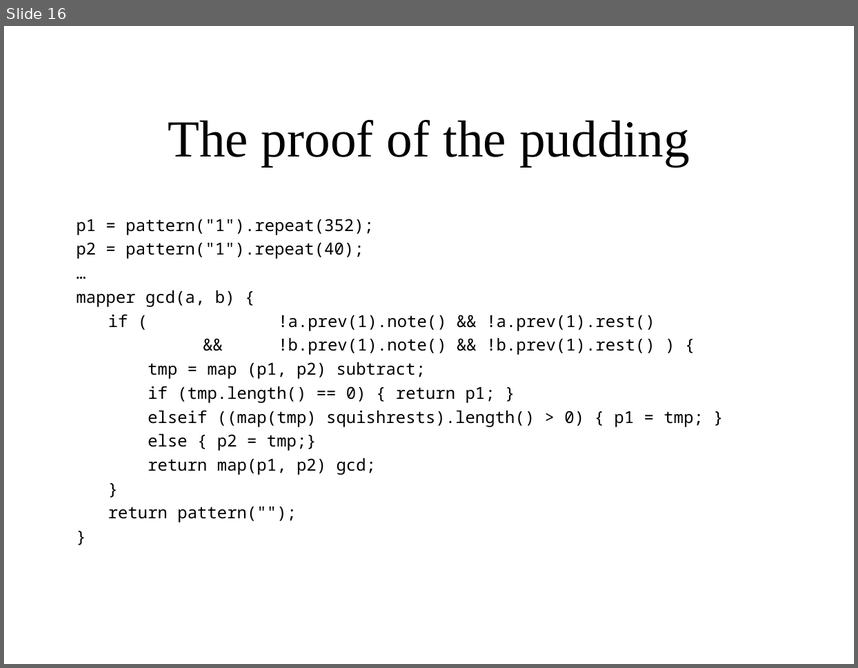
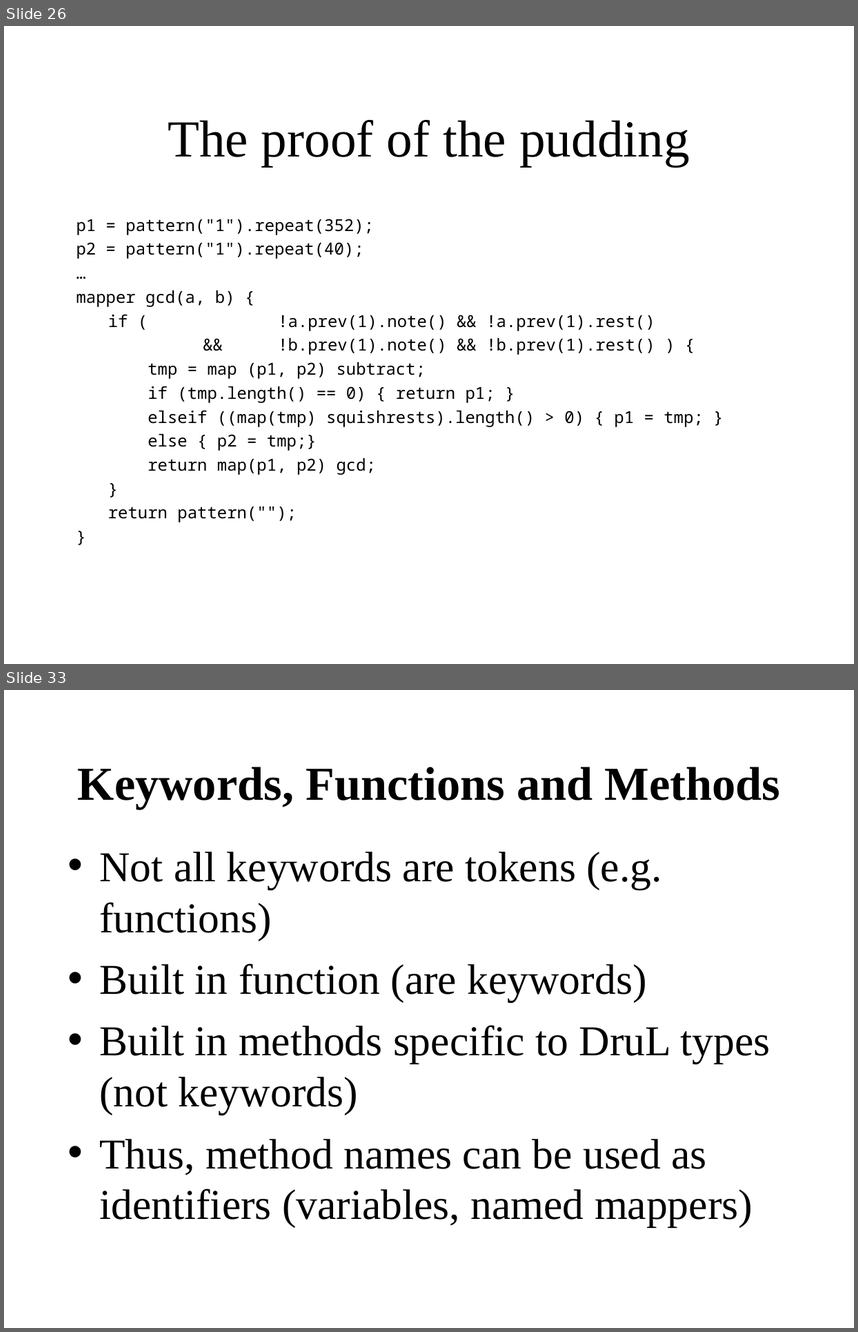
Before and after one commit to waseemilahi/drul, a slide deck: Presentation/Parts1-2.ppt. Shown one above the other, each under a label of ours: slide 16 before the commit, slides 26 and 33 after it; the slides between them are not shown. The pictures are 858x668 and 858x1332 pixels, drawn with LibreOffice and Linux fonts; fonts in the diff are those of the drawing. Boxes give left, top, right and bottom in pixels: in the first picture for what was removed or moved away, otherwise in the second. Text is boxed around its words. In the diff, an @@ line names an element or a change of style, - is before the commit and + after.

```diff
--- a/Presentation/Parts1-2.ppt
+++ b/Presentation/Parts1-2.ppt
@@ slide 33 added at bbox=[4, 690, 854, 1328], background #FFFFFF @@
@@ title added at bbox=[78, 767, 780, 809], 40 pt, text #000000, bold @@
+Keywords, Functions and Methods
@@ text added at bbox=[99, 851, 770, 1227], 36 pt, text #000000 @@
+• Not all keywords are tokens (e.g. functions)
+• Built in function (are keywords)
+• Built in methods specific to DruL types (not keywords)
+• Thus, method names can be used as identifiers (variables, named mappers)
@@ what was slide 16 is now slide 26 @@
```
Also in this commit, not shown: 11 slides changed, 21 other slides added, 3 slides removed.
